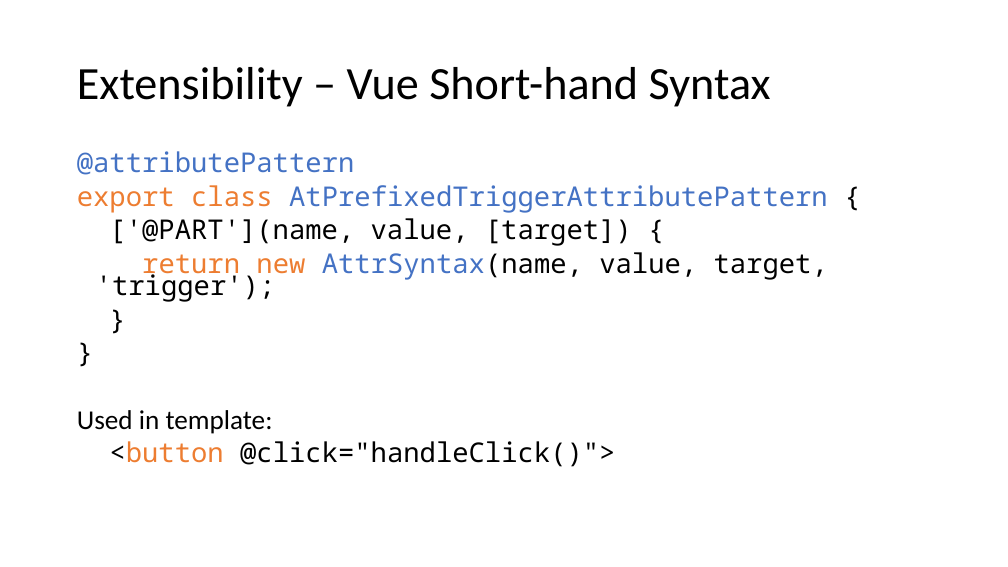
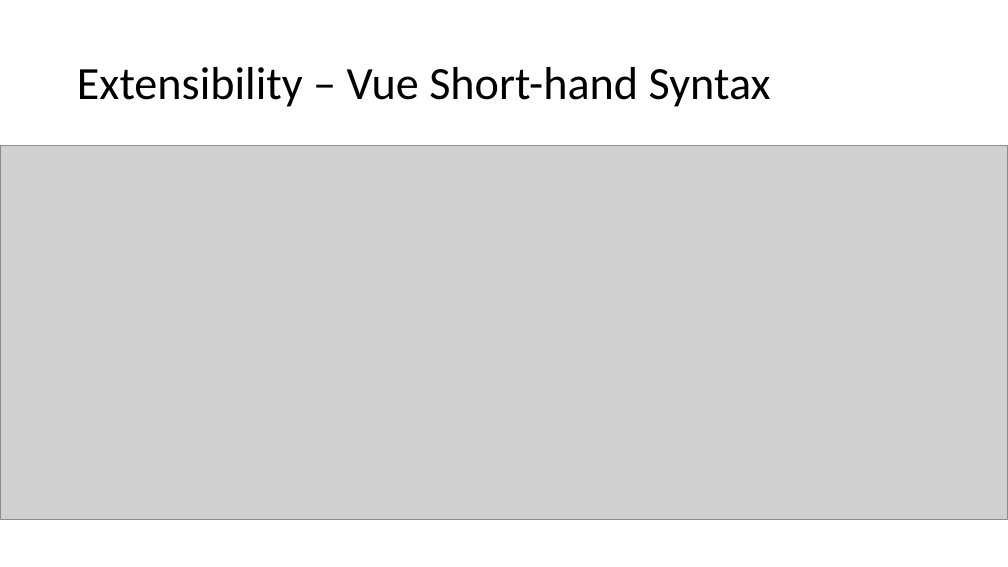
Before and after one commit to mobilemancer/aurelia2-demos, a slide deck: slide 14 of Presentations/Aurelia2 The new Hotness.pptx. Drawn at 1008x567 pixels with LibreOffice and Linux fonts; fonts in the diff are those of the drawing; grey boxes stand for pictures. Boxes give left, top, right and bottom in pixels: in the first picture for what was removed or moved away, otherwise in the second. Text is boxed around its words. In the diff, an @@ line names an element or a change of style, - is before the commit and + after.

```diff
--- a/Presentations/Aurelia2 The new Hotness.pptx
+++ b/Presentations/Aurelia2 The new Hotness.pptx
@@ picture added at [1,146,1007,520] @@
@@ text removed at [77,151,828,467] @@
-@attributePattern
-export class AtPrefixedTriggerAttributePattern {
-['@PART'](name, value, [target]) {
-return new AttrSyntax(name, value, target, 'trigger');
-}
-}
-Used in template:
-<button @click="handleClick()">
```
Also in this commit, not shown: 14 other slides changed, 1 slide added, 1 other file.
